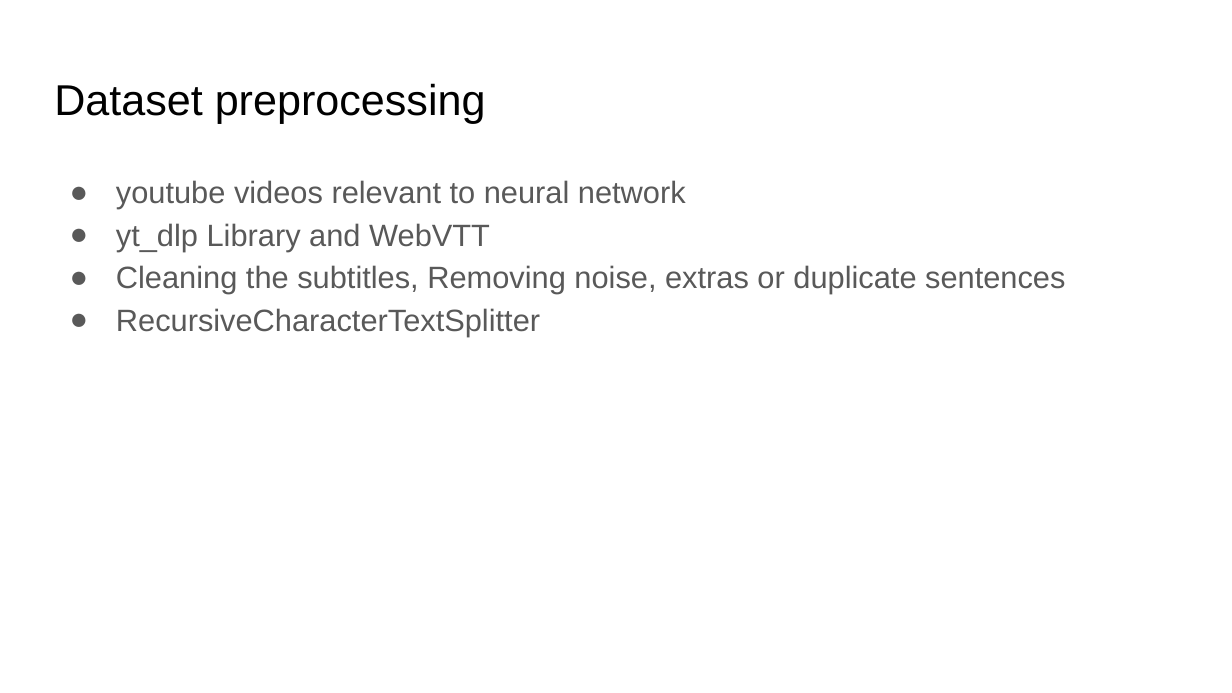
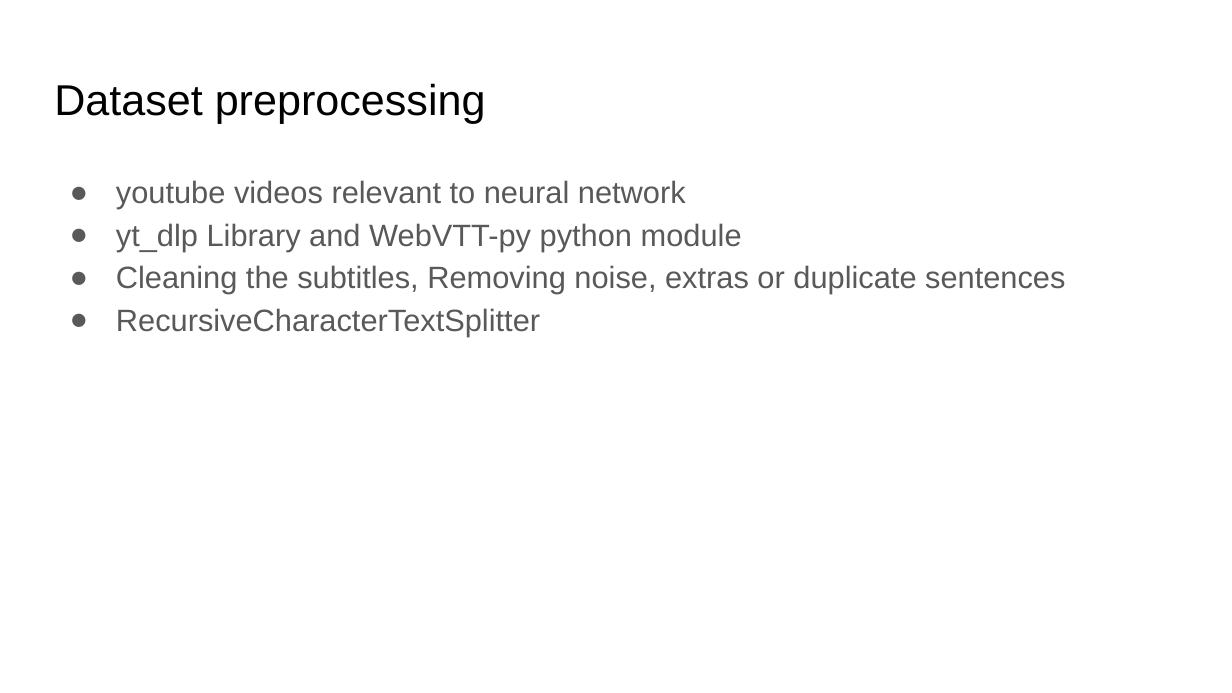
Before and after one commit to sohail574108/Final_project, a slide deck: slide 3 of Final Project Presentation Template.pptx. Drawn at 1232x693 pixels with LibreOffice and Linux fonts; fonts in the diff are those of the drawing. Boxes give left, top, right and bottom in pixels: in the first picture for what was removed or moved away, otherwise in the second. Text is boxed around its words. In the diff, an @@ line names an element or a change of style, - is before the commit and + after.

```diff
--- a/Final Project Presentation Template.pptx
+++ b/Final Project Presentation Template.pptx
@@ text at box(116, 223, 742, 252): text changed @@
-● yt_dlp Library and WebVTT
+● yt_dlp Library and WebVTT-py python module
```
Also in this commit, not shown: 4 other slides changed, 1 slide added, 1 slide removed, 2 other files.
